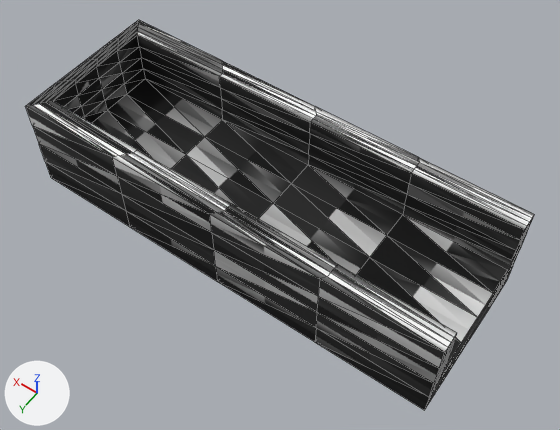
What one commit did to the glTF model resources/shape-5.glb.
One viewpoint serves both versions: a camera (50 mm lens) standing at (-0.595, 0.588, 0.935) and looking at (-0.181, 0.008, 0.025). The axes (+X, +Y, +Z) are drawn at lower left. The lights are the same throughout. Mesh edges are drawn as thin lines. Where no turn or scale is listed for an object, it has been applied to the vertices. Vertices at the same position are counted once.

Script lines for the objects in view, before the commit:
```python
me_defaultobject = bpy.data.meshes.new('defaultobject')
me_defaultobject.from_pydata(...)  # 226 vertices, 448 faces; spans x -0.5..0.2, y -0.125..0.125, z -0.038..0.125
me_defaultobject.materials.append(mat_material_0_material)
ob_defaultobject = bpy.data.objects.new('defaultobject', me_defaultobject)
ob_defaultobject.location = (0.0, 0.0, 0.0)
```
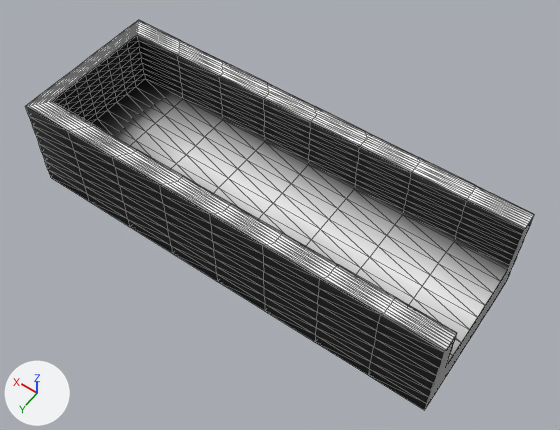
The change, as a diff of the scene's bpy script:
```diff
--- a/resources/shape-5.glb.py
+++ b/resources/shape-5.glb.py
@@ me_defaultobject @@
 # used by ob_defaultobject; location = (0.0, 0.0, 0.0)
-me_defaultobject.from_pydata(...)  # 226 vertices, 448 faces; spans x -0.5..0.2, y -0.125..0.125, z -0.038..0.125
+me_defaultobject.from_pydata(...)  # 898 vertices, 1792 faces; spans x -0.5..0.2, y -0.125..0.125, z -0.038..0.125
+# me_defaultobject part 1: 672 vertices added at x -0.5..0.2, y -0.125..0.125, z -0.038..0.125
 me_defaultobject.materials.append(mat_material_0_material)
```

Boxes [x1, y1, x2, y2] around the edits, measured in the pictures (560 x 430 px):
part 1 of me_defaultobject, added: after [25, 20, 534, 410]
